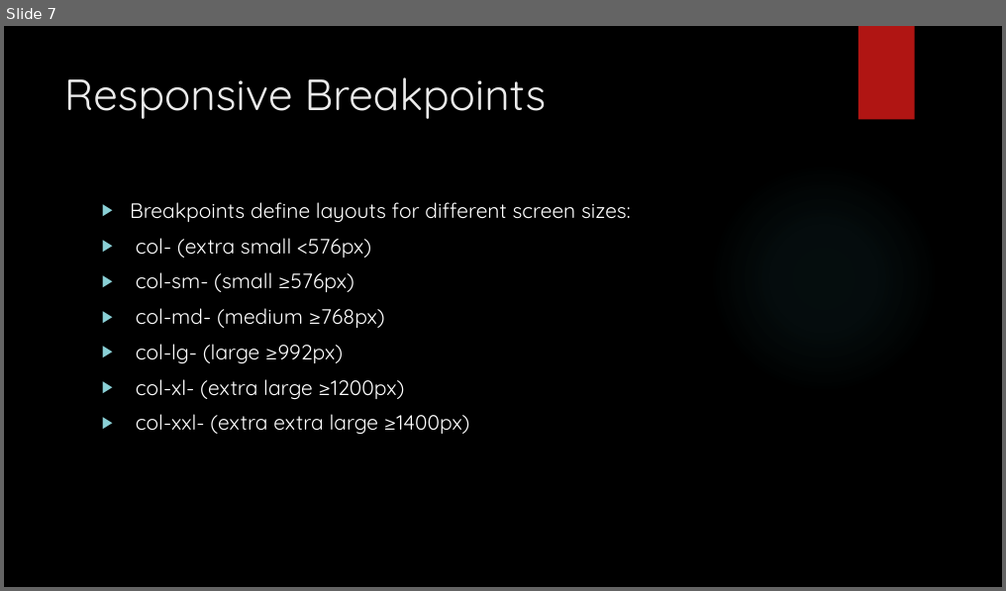
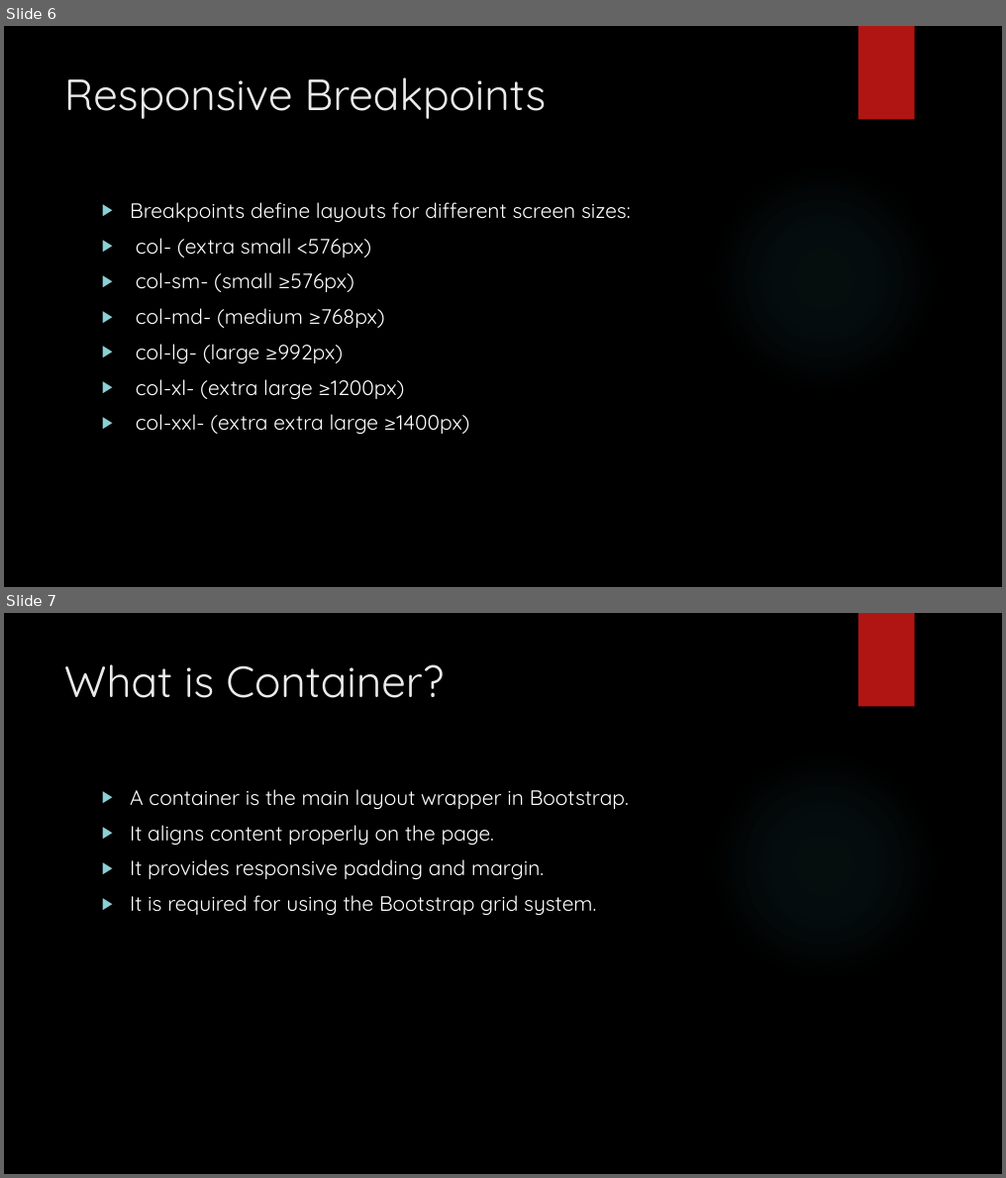
Before and after one commit to Manal5664/Progressive-Web-Development, a slide deck: Bootstrap and jQuery/Lec_01.pptx. Shown one above the other, each under a label of ours: slide 7 before the commit, slides 6 and 7 after it. The pictures are 1006x591 and 1006x1178 pixels, drawn with LibreOffice and Linux fonts; fonts in the diff are those of the drawing; background and template pictures are left out. Boxes give left, top, right and bottom in pixels: in the first picture for what was removed or moved away, otherwise in the second. Text is boxed around its words. In the diff, an @@ line names an element or a change of style, - is before the commit and + after.

```diff
--- a/Bootstrap and jQuery/Lec_01.pptx
+++ b/Bootstrap and jQuery/Lec_01.pptx
@@ slide 7 added at [4, 613, 1002, 1174], background picture (left out); not listed: 2 template elements that a slide beside it also shows @@
@@ title added at [64, 664, 444, 698], 42 pt, text #EBEBEB @@
+What is Container?
@@ text added at [130, 789, 629, 916], 20 pt, text #FFFFFF @@
+▶ A container is the main layout wrapper in Bootstrap.
+▶ It aligns content properly on the page.
+▶ It provides responsive padding and margin.
+▶ It is required for using the Bootstrap grid system.
@@ what was slide 7 is now slide 6 @@
```
Also in this commit, not shown: 1 slide changed, 3 other slides added, 1 slide removed.
